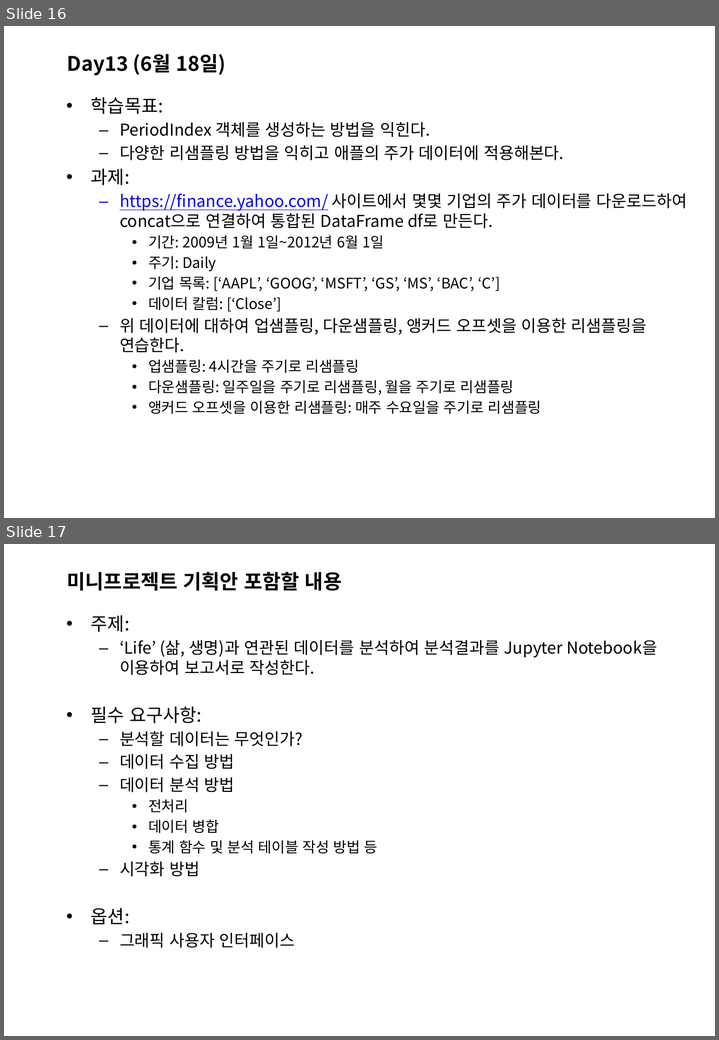
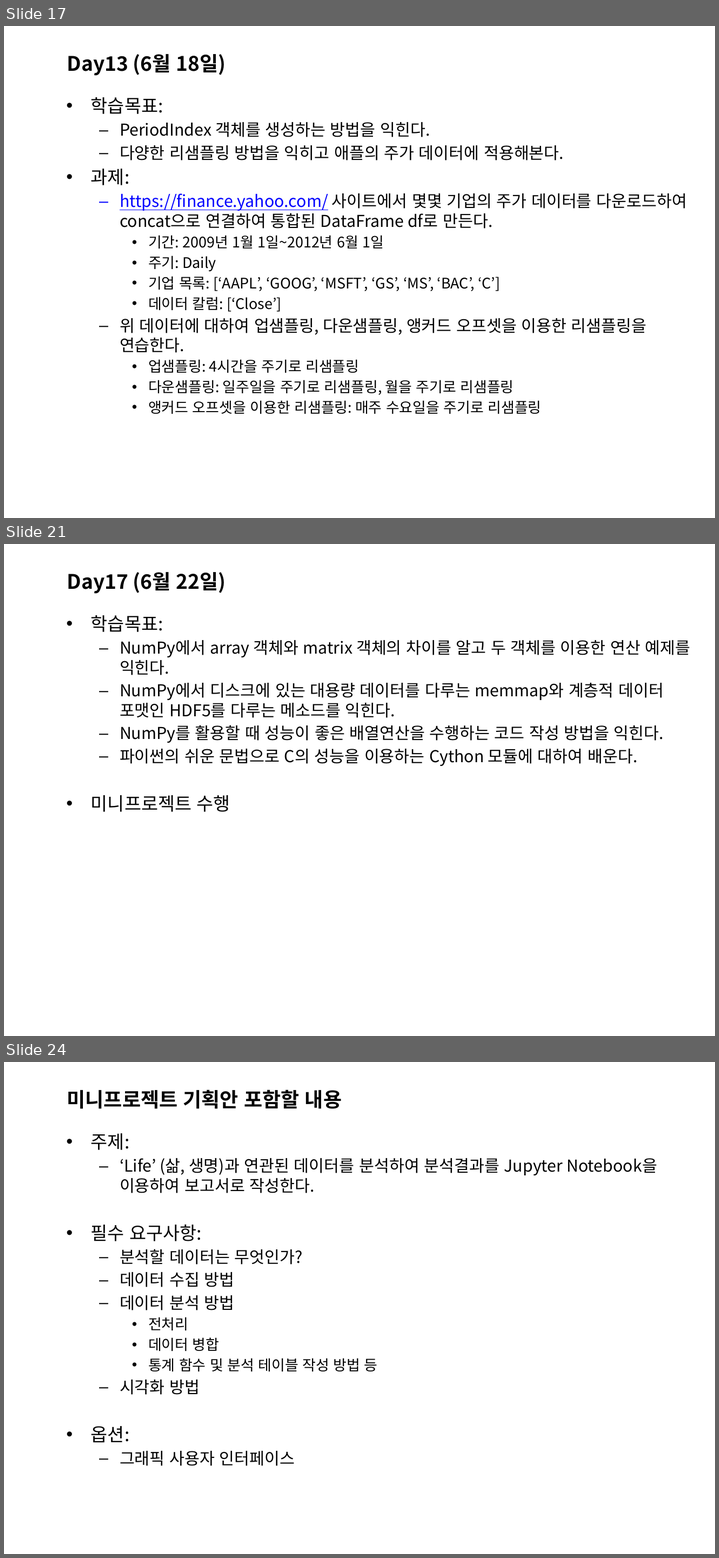
Before and after one commit to sulheebaek/DAPython, a slide deck: 한2018_파이썬을 활용한 데이터 분석_강의개요.pptx. Shown one above the other, each under a label of ours: slides 16 and 17 before the commit, slides 17, 21 and 24 after it; the slides between them are not shown. The pictures are 719x1040 and 719x1558 pixels, drawn with LibreOffice and Linux fonts; fonts in the diff are those of the drawing; background and template pictures are left out. Boxes give left, top, right and bottom in pixels: in the first picture for what was removed or moved away, otherwise in the second. Text is boxed around its words. In the diff, an @@ line names an element or a change of style, - is before the commit and + after.

```diff
--- a/한2018_파이썬을 활용한 데이터 분석_강의개요.pptx
+++ b/한2018_파이썬을 활용한 데이터 분석_강의개요.pptx
@@ slide 21 added at bbox=[4, 544, 715, 1036], background picture (left out) @@
@@ title added at bbox=[67, 572, 226, 594], 22 pt, text #000000, bold @@
+Day17 (6월 22일)
@@ text added at bbox=[91, 615, 690, 812], 18 pt, text #000000 @@
+• 학습목표:
+  – NumPy에서 array 객체와 matrix 객체의 차이를 알고 두 객체를 이용한 연산 예제를 익힌다.
+  – NumPy에서 디스크에 있는 대용량 데이터를 다루는 memmap와 계층적 데이터 포맷인 HDF5를 다루는 메소드를 익힌다.
+  – NumPy를 활용할 때 성능이 좋은 배열연산을 수행하는 코드 작성 방법을 익힌다.
+  – 파이썬의 쉬운 문법으로 C의 성능을 이용하는 Cython 모듈에 대하여 배운다.
+• 미니프로젝트 수행
@@ what was slide 16 is now slide 17 @@
@@ what was slide 17 is now slide 24 @@
```
Also in this commit, not shown: 3 slides changed, 8 other slides added, 1 other file.
